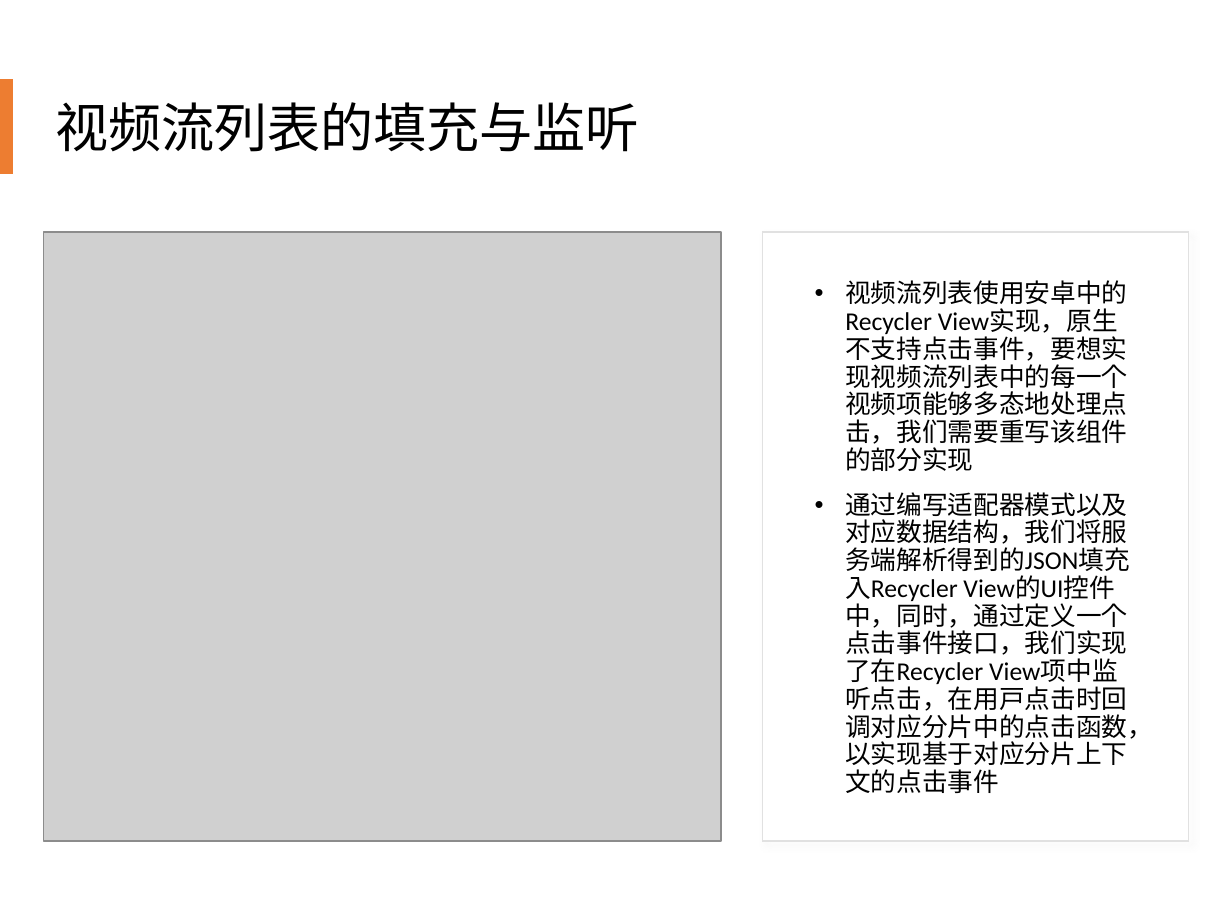
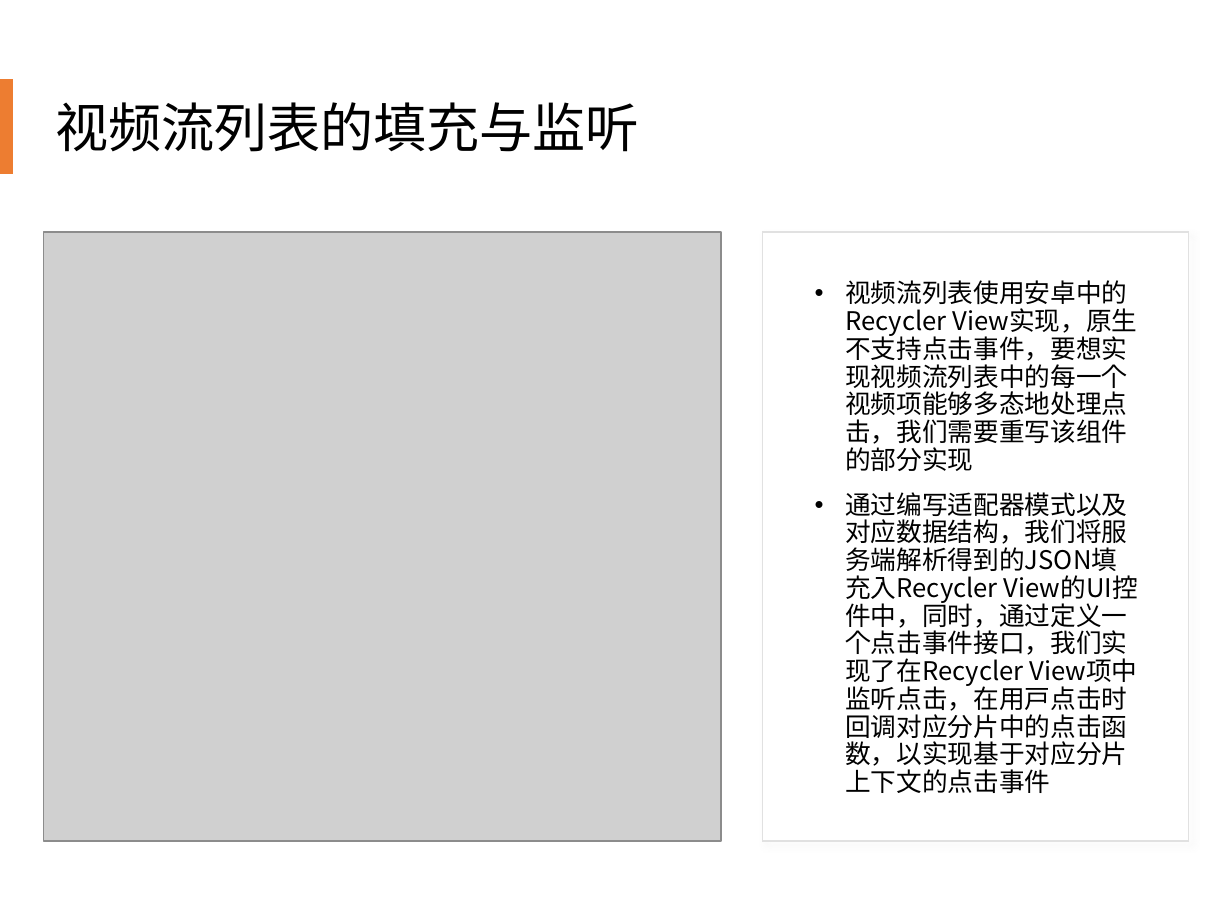
Before and after one commit to Relate13/web_2023, a slide deck: slide 11 of 期末汇报.pptx. Drawn at 1232x924 pixels with LibreOffice and Linux fonts; fonts in the diff are those of the drawing; grey boxes stand for pictures. Boxes give left, top, right and bottom in pixels: in the first picture for what was removed or moved away, otherwise in the second. Text is boxed around its words. In the diff, an @@ line names an element or a change of style, - is before the commit and + after.

```diff
--- a/期末汇报.pptx
+++ b/期末汇报.pptx
@@ text "视频流列表使用安卓中的Recycler View实现，原生不支持点击事件，要想实现视频流列表中的每一个视频项能够多态地处 ..." at box(845, 280, 1137, 793): font Calibri to Noto Sans CJK SC @@
```
Also in this commit, not shown: 13 other slides changed, 1 slide added.
